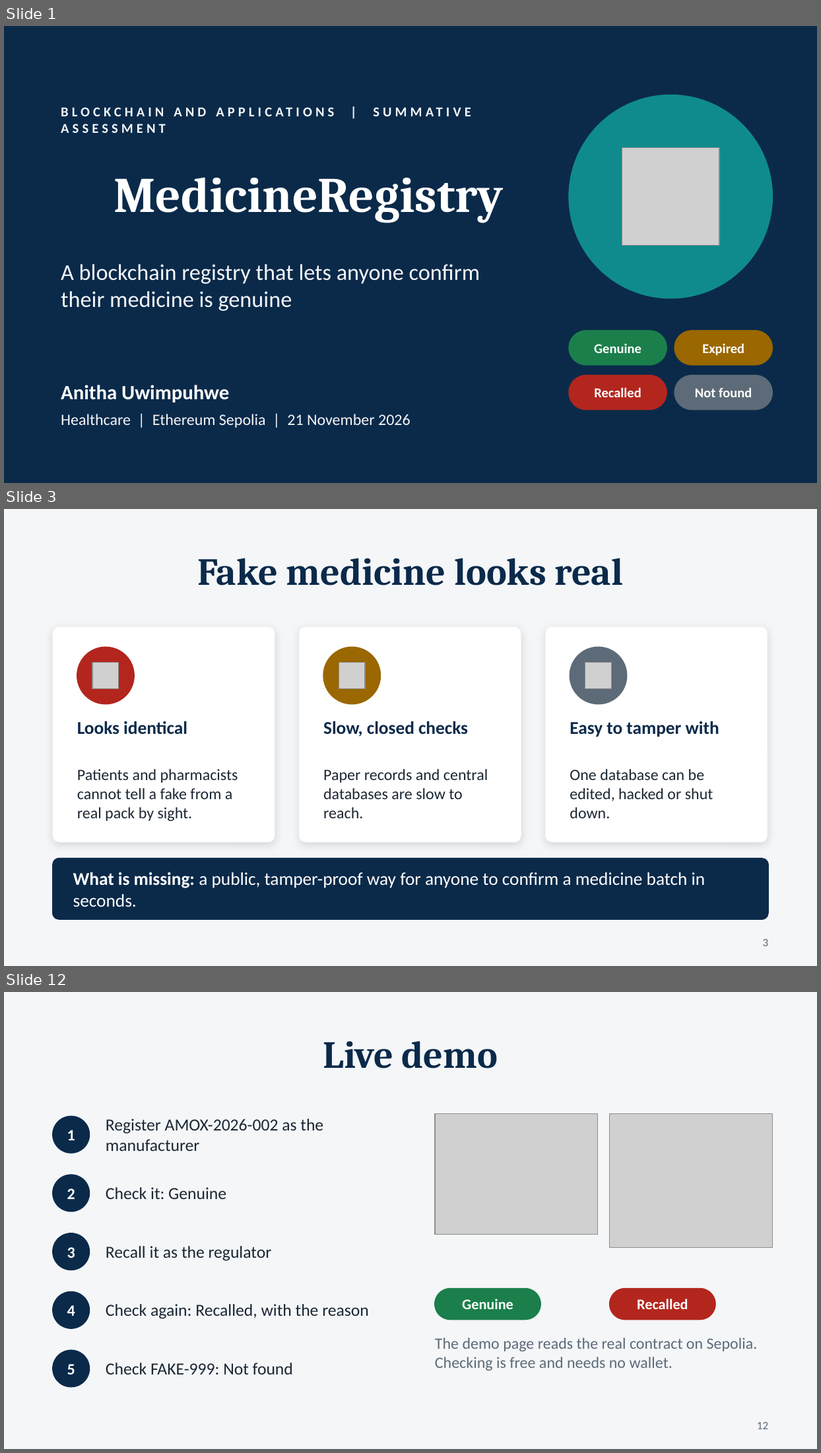
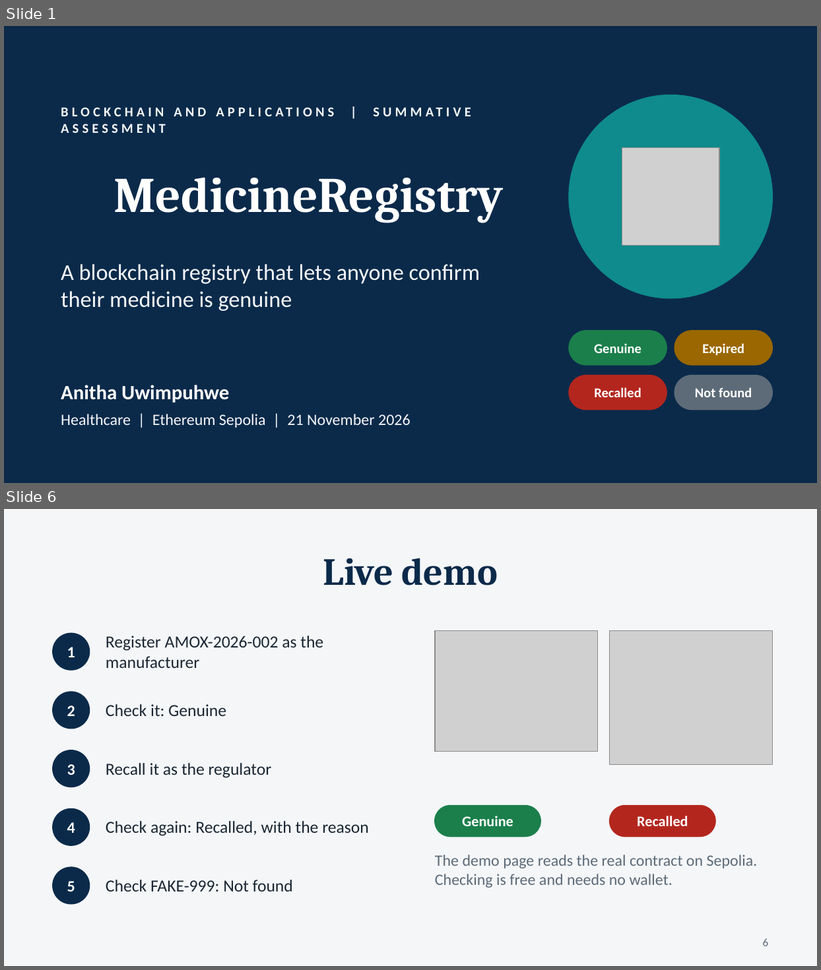
Before and after one commit to shasha-12/Medecine_Registry, a slide deck: docs/Presentation.pptx. Shown one above the other, each under a label of ours: slides 1, 3 and 12 before the commit, slides 1 and 6 after it; the slides between them are not shown. The pictures are 821x1453 and 821x970 pixels, drawn with LibreOffice and Linux fonts; fonts in the diff are those of the drawing; grey boxes stand for pictures. Boxes give left, top, right and bottom in pixels: in the first picture for what was removed or moved away, otherwise in the second. Text is boxed around its words. In the diff, an @@ line names an element or a change of style, - is before the commit and + after.

```diff
--- a/docs/Presentation.pptx
+++ b/docs/Presentation.pptx
@@ slide 3 removed at <box>4,509,817,966</box>, background #F4F6F8 @@
@@ title removed at <box>197,558,624,586</box> @@
-Fake medicine looks real
@@ rounded rectangle removed at <box>53,627,275,842</box> @@
@@ rounded rectangle removed at <box>299,627,521,842</box> @@
@@ rounded rectangle removed at <box>546,627,768,842</box> @@
@@ ellipse removed at <box>77,647,134,704</box> @@
@@ ellipse removed at <box>323,647,380,704</box> @@
@@ ellipse removed at <box>570,647,627,704</box> @@
@@ picture removed at <box>92,663,119,689</box> @@
@@ picture removed at <box>339,663,365,689</box> @@
@@ picture removed at <box>585,663,611,689</box> @@
@@ text removed at <box>77,721,187,735</box> @@
-Looks identical
@@ text removed at <box>323,721,468,737</box> @@
-Slow, closed checks
@@ text removed at <box>570,721,719,737</box> @@
-Easy to tamper with
@@ text removed at <box>77,769,238,821</box> @@
-Patients and pharmacists cannot tell a fake from a real pack by sight.
@@ text removed at <box>323,769,488,819</box> @@
-Paper records and central databases are slow to reach.
@@ text removed at <box>570,769,714,819</box> @@
-One database can be edited, hacked or shut down.
@@ rounded rectangle removed at <box>53,859,768,920</box> @@
@@ text removed at <box>73,872,706,908</box> @@
-What is missing: a public, tamper-proof way for anyone to confirm a medicine batch in seconds.
@@ page number removed at <box>763,939,769,947</box> @@
-3
@@ what was slide 12 is now slide 6 @@
@@ page number at <box>763,939,769,947</box>: text changed @@
-12
+6
```
Also in this commit, not shown: 5 slides changed, 1 slide added, 8 other slides removed.
